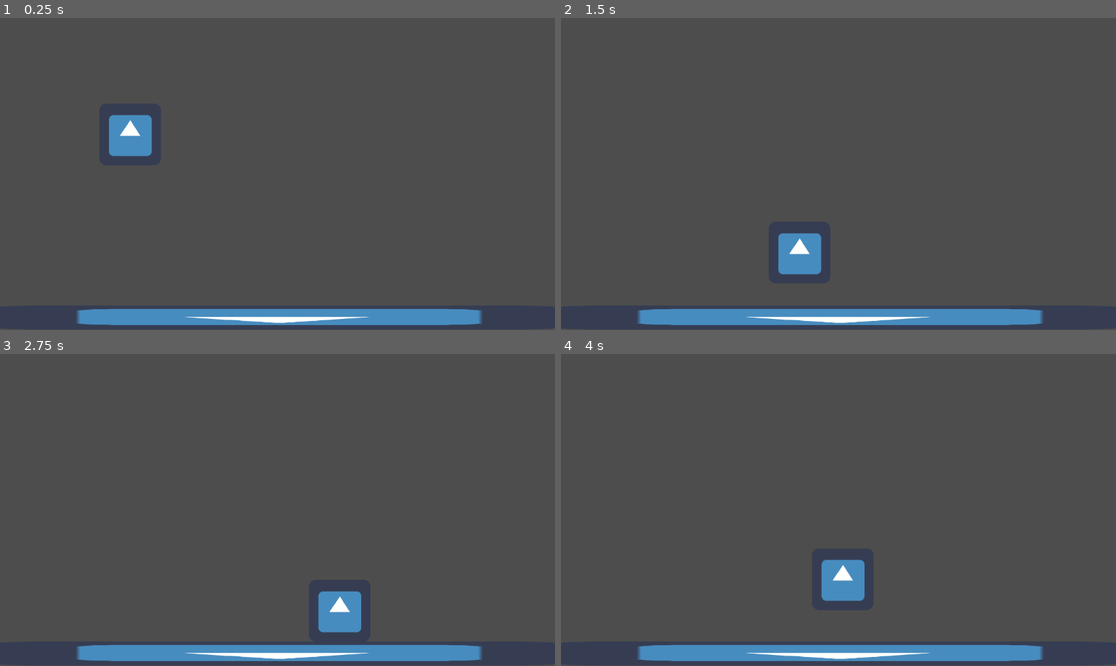
Above: before the commit, frames 1-4 (two rows, left to right).
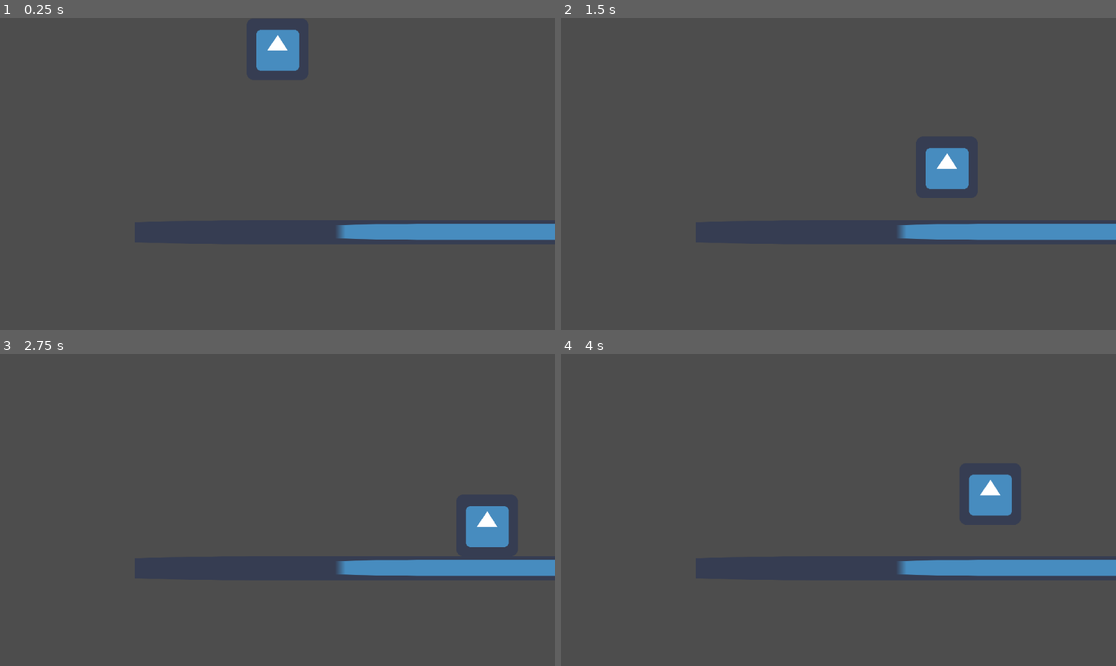
Above: after the commit, the same moments.

Repository: MikudayoJP/playground
Game: Godot game, scene res://scenes/main.tscn
Same seed, same stepped clock (60 frames per second), same inputs: the game is played once before the commit and once after it. The engine's default icon, where the game draws it, is replaced by a stand-in: a white triangle on a blue panel in a dark square.
Inputs (mouse positions are in pixels of both pictures, inside the frame that each line leads up to):
- Up to frame 1 (0.25 s): no input
- Up to frame 2 (1.5 s): tap Enter (ui_accept) at 0.5, 0.77 s; move the mouse to (960, 158) at 0.52 s; hold D (right) 0.53-1.28 s; hold F 0.53-1.28 s; click (960, 158) at 0.67 s; move the mouse to (727, 189) at 1.27 s; hold S from 1.28 s (still down); tap Space at 1.35 s
- Up to frame 3 (2.75 s): tap Enter (ui_accept) at 1.52 s; move the mouse to (333, 441) at 2.02 s; release S at 2.03 s; hold D (right) from 2.03 s (still down); hold F from 2.03 s (still down)
- Up to frame 4 (4 s): move the mouse to (810, 572) at 2.77 s; release D (right) at 2.78 s; release F at 2.78 s; hold W 2.78-3.53 s; tap Space at 2.85 s; click (810, 572) at 2.92 s; tap Enter (ui_accept) at 3.02, 3.77 s; move the mouse to (1005, 556) at 3.52 s; hold A (left) from 3.53 s (still down); hold F from 3.53 s (still down)

The runs differ from the first frame. In frame 1, 7.9% of the frame differs, in the area x 13-100%, y 3-99%; in frame 2, 7.9%; in frame 3, 7.9%; in frame 4, 7.9%, in the area x 13-100%, y 38-99%.

Commit message:
doing stuff with phantomCamera

Diff:
--- a/project.godot
+++ b/project.godot
@@ -25,7 +25,7 @@
 
 [editor_plugins]
 
-enabled=PackedStringArray()
+enabled=PackedStringArray("res://addons/phantom_camera/plugin.cfg")
 
 [input]
 
@@ -80,6 +80,6 @@
 }
 debug_close={
 "deadzone": 0.5,
-"events": [Object(InputEventKey,"resource_local_to_scene":false,"resource_name":"","device":-1,"window_id":0,"alt_pressed":false,"shift_pressed":true,"ctrl_pressed":false,"meta_pressed":fa …(112 unchanged characters)…
+"events": [Object(InputEventKey,"resource_local_to_scene":false,"resource_name":"","device":-1,"window_id":0,"alt_pressed":false,"shift_pressed":false,"ctrl_pressed":false,"meta_pressed":fa …(112 unchanged characters)…
 ]
 }
--- a/scenes/main.tscn
+++ b/scenes/main.tscn
@@ -1,7 +1,22 @@
-[gd_scene load_steps=6 format=3 uid="uid://br4lpph34m0y6"]
+[gd_scene load_steps=11 format=3 uid="uid://br4lpph34m0y6"]
 
 [ext_resource type="Texture2D" uid="uid://d35jevdp2lhsh" path="res://assets/icons/icon.png" id="1_2o4tg"]
 [ext_resource type="PackedScene" uid="uid://3lru41aobfjp" path="res://scenes/player.tscn" id="1_7oy31"]
+[ext_resource type="Script" path="res://addons/phantom_camera/scripts/phantom_camera/phantom_camera_2D.gd" id="1_d8v1d"]
+[ext_resource type="Script" path="res://addons/phantom_camera/scripts/phantom_camera_host/phantom_camera_host.gd" id="1_whupo"]
+[ext_resource type="Script" path="res://addons/phantom_camera/scripts/resources/tween_resource.gd" id="2_mk0kd"]
+
+[sub_resource type="Curve2D" id="Curve2D_1ojvd"]
+_data = {
+"points": PackedVector2Array(0, 0, 0, 0, -1, 501, 0, 0, 0, 0, 2623, 501)
+}
+point_count = 2
+
+[sub_resource type="Resource" id="Resource_gxb6v"]
+script = ExtResource("2_mk0kd")
+duration = 1.0
+transition = 0
+ease = 2
 
 [sub_resource type="QuadMesh" id="QuadMesh_dw4y2"]
 size = Vector2(1200, 50)
@@ -13,12 +28,44 @@
 
 [node name="Main" type="Node2D"]
 
+[node name="Camera2D" type="Camera2D" parent="."]
+position = Vector2(269.996, 501)
+
+[node name="PhantomCameraHost" type="Node" parent="Camera2D"]
+script = ExtResource("1_whupo")
+
+[node name="Path2D" type="Path2D" parent="."]
+curve = SubResource("Curve2D_1ojvd")
+
+[node name="PhantomCamera2D" type="Node2D" parent="."]
+position = Vector2(269.996, 501)
+script = ExtResource("1_d8v1d")
+priority_override = false
+priority = 0
+zoom = Vector2(1, 1)
+follow_mode = 4
+follow_target = NodePath("../Player")
+follow_path = NodePath("../Path2D")
+follow_parameters/damping = false
+frame_preview = true
+pixel_perfect = false
+limit/draw_limits = false
+limit/left = -10000000
+limit/top = -10000000
+limit/right = 10000000
+limit/bottom = 10000000
+limit/limit_node_target = NodePath("")
+limit/smoothed = false
+tween_parameters = SubResource("Resource_gxb6v")
+tween_on_load = true
+inactive_update_mode = 0
+
 [node name="Player" parent="." instance=ExtResource("1_7oy31")]
 position = Vector2(270, 209)
 
 [node name="floor" type="MeshInstance2D" parent="."]
-position = Vector2(575, 622)
-scale = Vector2(1.00167, 1)
+position = Vector2(1337.5, 622)
+scale = Vector2(2.2725, 1)
 mesh = SubResource("QuadMesh_dw4y2")
 texture = ExtResource("1_2o4tg")
 
